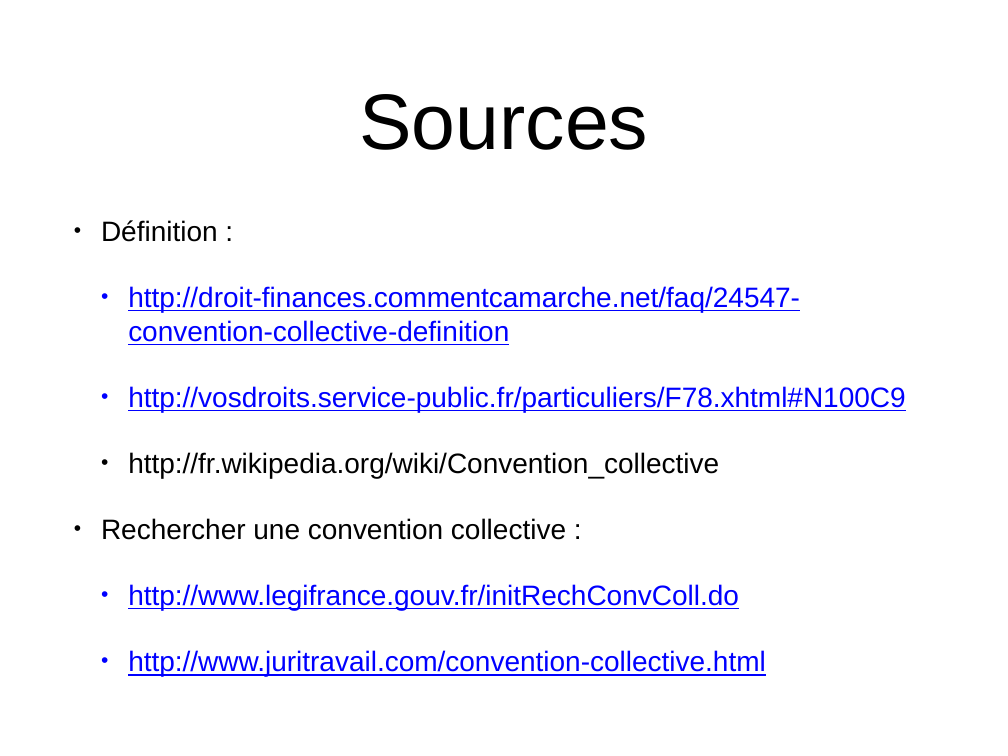
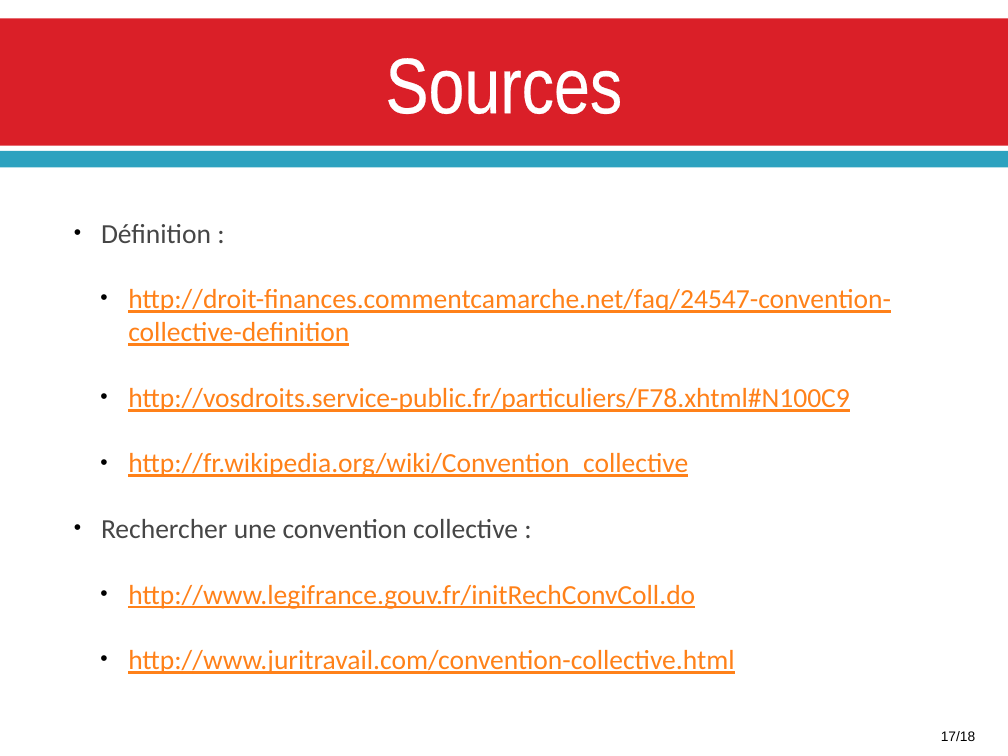
Before and after one commit to Mekiis/LP, a slide deck: slide 17 of COMMUNICATION/Convention_Collective.pptx (slide 9 before the commit). Drawn at 1008x756 pixels with LibreOffice and Linux fonts; fonts in the diff are those of the drawing. Boxes give left, top, right and bottom in pixels: in the first picture for what was removed or moved away, otherwise in the second. Text is boxed around its words. In the diff, an @@ line names an element or a change of style, - is before the commit and + after.

```diff
--- a/COMMUNICATION/Convention_Collective.pptx
+++ b/COMMUNICATION/Convention_Collective.pptx
@@ rectangle added at (0,18,1008,146), fill #DA1F28 @@
@@ title "Sources" at (385,58,622,114): font Arial to Arial Narrow, text colour #000000 to #FFFFFF, letter outline none to #FFFFFF 1.1 pt; vertical alignment middle to top @@
@@ rectangle added at (0,151,1008,167), fill #2DA2BF @@
@@ text "Définition :" at (101,224,891,674): size 28.4 to 28 pt, font Arial to Calibri; text colour #000000 to #464646 in "Définition :", "Rechercher une convention collective :"; text colour #0000FF to #FF8119 in "http://droit-finances.commentcamarche.net/faq/24547-conventi ...", "http://vosdroits.service-public.fr/particuliers/F78.xhtml#N1 ...", "http://www.legifrance.gouv.fr/initRechConvColl.do", "http://www.juritravail.com/convention-collective.html"; text colour #000000 to #FF8119, underline on in "http://fr.wikipedia.org/wiki/Convention_collective"; less space between paragraphs; indent changed @@
@@ text added at (941,731,975,741), 14 pt, text #000000 @@
+17/18
```
Also in this commit, not shown: 6 other slides changed, 11 slides added, 3 slides removed.
